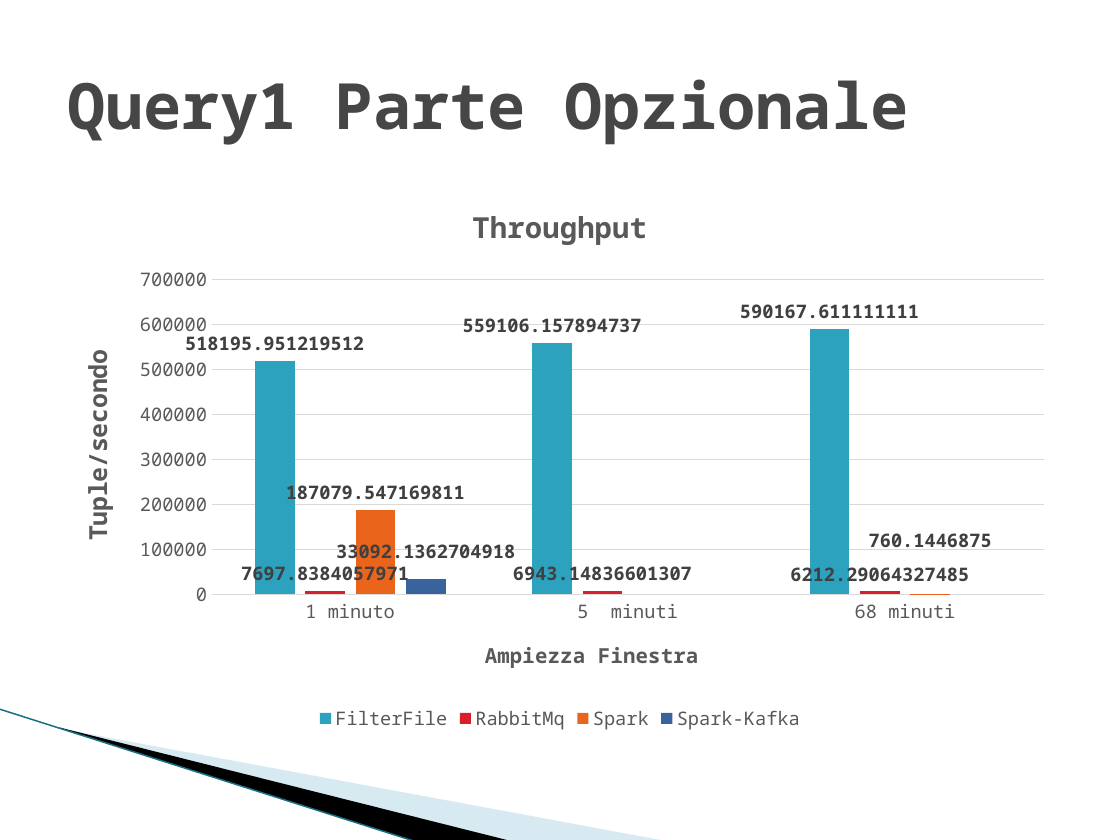
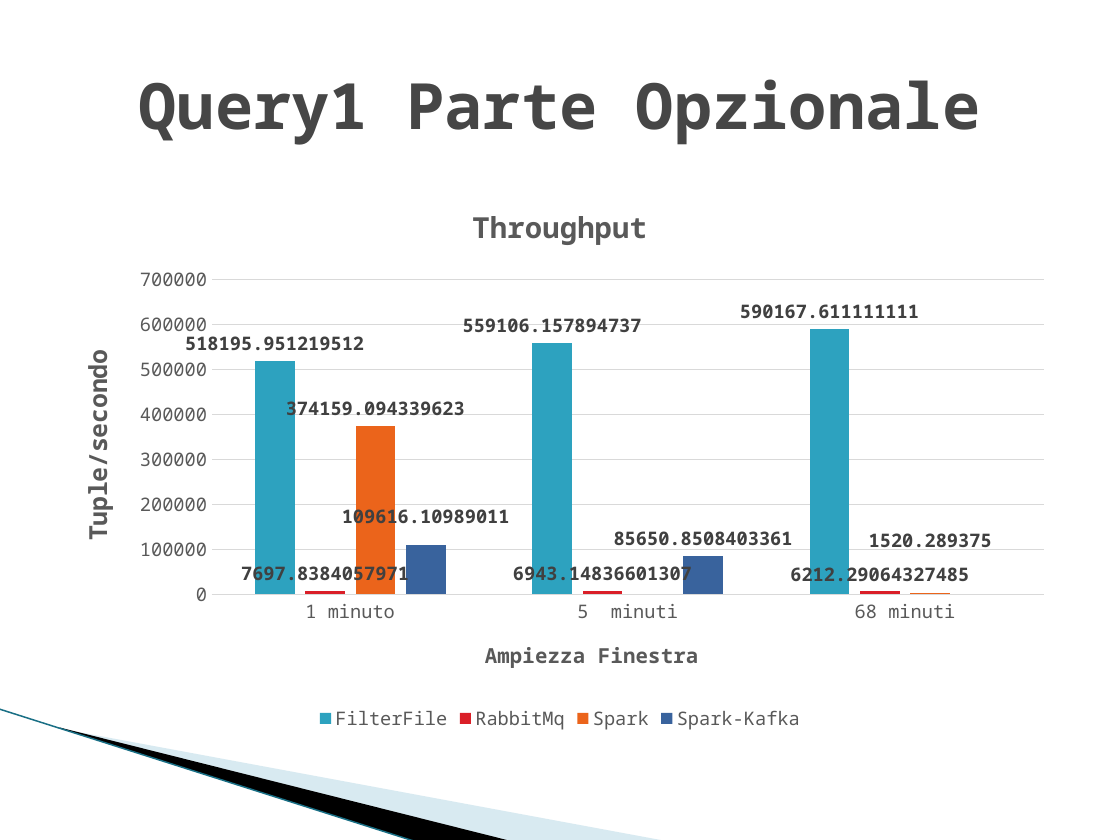
Before and after one commit to alexiey91/Flink, a slide deck: slide 23 of SABD2.pptx. Drawn at 1120x840 pixels with LibreOffice and Linux fonts; fonts in the diff are those of the drawing; background and template pictures are left out. Boxes give left, top, right and bottom in pixels: in the first picture for what was removed or moved away, otherwise in the second. Text is boxed around its words. In the diff, an @@ line names an element or a change of style, - is before the commit and + after.

```diff
--- a/SABD2.pptx
+++ b/SABD2.pptx
@@ title "Query1 Parte Opzionale" at [139, 79, 980, 145]: alignment left to centre @@
@@ column chart at [56, 181, 1064, 736] @@
@@ Spark, 1 minuto: 187079.54717 to 374159.09434 @@
@@ Spark, 68 minuti: 760.144688 to 1520.289375 @@
@@ Spark-Kafka, 1 minuto: 33092.13627 to 109616.10989 @@
@@ Spark-Kafka, 5  minuti: - to 85650.85084 @@
```
Also in this commit, not shown: 21 other slides changed.
